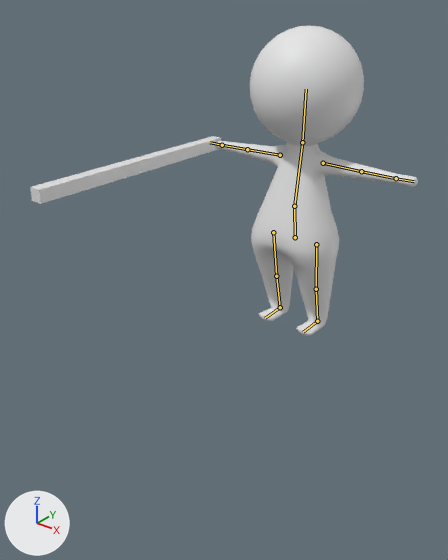
A saved change to the Blender file Assets/models/my_char.blend.
One viewpoint serves both versions: a camera (50 mm lens) standing at (5.97, -9.67, 4.56) and looking at (0.32, -2.61, 0.18). Every picture has the same lights, and +X, +Y and +Z are marked at lower left. The bones that bend it are drawn over the model as lines.
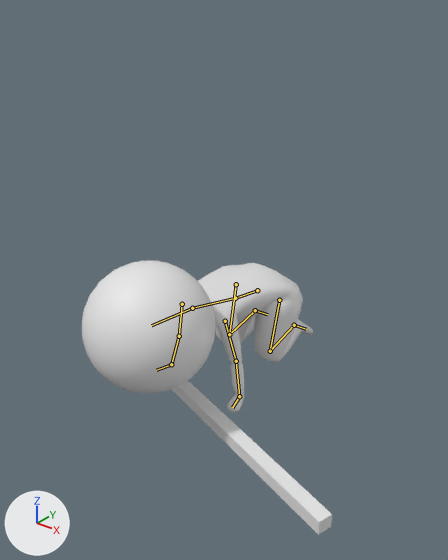
The newer file adds an action. The first version stands in its rest pose; the second is drawn at frame 40 of the action 'get_up_face_first'.

What differs and where, as boxes [x1, y1, x2, y2] in the pictures (448 x 560 px):
'Cylinder', posed (14% wider, 51% shorter)
    before: [216, 26, 418, 336]
    after: [82, 260, 313, 412]
'Cube', posed
    before: [30, 136, 221, 204]
    after: [171, 381, 332, 535]
bone 'Back.Lower', root to tip
    before: (295, 237) to (294, 206)
    after: (257, 290) to (235, 298)
bone 'Back.Upper', root to tip
    before: (294, 206) to (302, 142)
    after: (235, 298) to (192, 308)
bone 'Head', root to tip
    before: (302, 142) to (306, 89)
    after: (192, 308) to (151, 325)
bone 'Arm.Upper.L', root to tip
    before: (323, 163) to (361, 171)
    after: (225, 321) to (236, 361)
bone 'Arm.Lower.L', root to tip
    before: (361, 171) to (396, 178)
    after: (236, 361) to (239, 396)
bone 'Arm.Hand.L', root to tip
    before: (396, 178) to (414, 181)
    after: (239, 396) to (232, 407)
bone 'Arm.Upper.R', root to tip
    before: (280, 155) to (247, 149)
    after: (182, 304) to (179, 336)
bone 'Arm.Lower.R', root to tip
    before: (247, 149) to (222, 145)
    after: (179, 336) to (171, 364)
bone 'Arm.Hand.R', root to tip
    before: (222, 145) to (210, 142)
    after: (171, 364) to (156, 370)
bone 'Leg.Upper.L', root to tip
    before: (316, 244) to (316, 289)
    after: (279, 300) to (270, 351)
bone 'Leg.Lower.L', root to tip
    before: (316, 289) to (317, 321)
    after: (270, 351) to (294, 325)
bone 'Leg.Foot.L', root to tip
    before: (317, 321) to (303, 332)
    after: (294, 325) to (306, 329)
bone 'Leg.Upper.R', root to tip
    before: (273, 232) to (276, 276)
    after: (236, 284) to (229, 334)
bone 'Leg.Lower.R', root to tip
    before: (276, 276) to (280, 307)
    after: (229, 334) to (255, 310)
bone 'Leg.Foot.R', root to tip
    before: (280, 307) to (265, 318)
    after: (255, 310) to (267, 314)

The change, as a diff of the scene's bpy script:
```diff
--- a/Assets/models/my_char.blend.py
+++ b/Assets/models/my_char.blend.py
@@ bone_back_lower @@
 bone_back_lower = bpy.data.objects['Armature'].pose.bones['Back.Lower']
-bone_back_lower.location = (0.0, 0.0, 0.0)
-bone_back_lower.rotation_quaternion = (1.0, 0.0, 0.0, 0.0)  # degrees (0, 0, 0)
+bone_back_lower.location = (0.0, -0.535, 1.295)
+bone_back_lower.rotation_quaternion = (0.8, 0.6, 0.0, 0.0)  # degrees (74, 0, 0)
@@ bone_back_upper @@
 bone_back_upper = bpy.data.objects['Armature'].pose.bones['Back.Upper']  # child of 'Back.Lower'
-bone_back_upper.rotation_quaternion = (1.0, 0.0, 0.0, 0.0)  # degrees (0, 0, 0)
+bone_back_upper.rotation_quaternion = (0.996, 0.085, 0.0, 0.0)  # degrees (10, 0, 0)
@@ bone_head @@
 bone_head = bpy.data.objects['Armature'].pose.bones['Head']  # child of 'Back.Upper'
-bone_head.rotation_quaternion = (1.0, 0.0, 0.0, 0.0)  # degrees (0, 0, 0)
+bone_head.rotation_quaternion = (1.0, 0.007, 0.0, 0.0)  # degrees (1, 0, 0)
@@ bone_arm_upper_l @@
 bone_arm_upper_l = bpy.data.objects['Armature'].pose.bones['Arm.Upper.L']  # child of 'Back.Upper'
-bone_arm_upper_l.location = (0.0, 0.0, 0.0)
-bone_arm_upper_l.rotation_quaternion = (1.0, 0.0, 0.0, 0.0)  # degrees (0, 0, 0)
+bone_arm_upper_l.location = (-0.024, -0.001, 0.138)
+bone_arm_upper_l.rotation_quaternion = (0.71, 0.604, 0.335, 0.137)  # degrees (87, 18, 39)
@@ bone_arm_lower_l @@
 bone_arm_lower_l = bpy.data.objects['Armature'].pose.bones['Arm.Lower.L']  # child of 'Arm.Upper.L'
-bone_arm_lower_l.rotation_quaternion = (1.0, 0.0, 0.0, 0.0)  # degrees (0, 0, 0)
+bone_arm_lower_l.rotation_quaternion = (0.735, 0.11, -0.668, -0.007)  # degrees (65, -79, -56)
@@ bone_arm_hand_l @@
 bone_arm_hand_l = bpy.data.objects['Armature'].pose.bones['Arm.Hand.L']  # child of 'Arm.Lower.L'
-bone_arm_hand_l.rotation_quaternion = (1.0, 0.0, 0.0, 0.0)  # degrees (0, 0, 0)
+bone_arm_hand_l.rotation_quaternion = (0.768, 0.589, 0.13, -0.214)  # degrees (72, 27, -11)
@@ bone_arm_upper_r @@
 bone_arm_upper_r = bpy.data.objects['Armature'].pose.bones['Arm.Upper.R']  # child of 'Back.Upper'
-bone_arm_upper_r.location = (0.0, 0.0, 0.0)
-bone_arm_upper_r.rotation_quaternion = (1.0, 0.0, 0.0, 0.0)  # degrees (0, 0, 0)
+bone_arm_upper_r.location = (0.024, -0.001, 0.138)
+bone_arm_upper_r.rotation_quaternion = (0.71, 0.604, -0.335, -0.137)  # degrees (87, -18, -39)
@@ bone_arm_lower_r @@
 bone_arm_lower_r = bpy.data.objects['Armature'].pose.bones['Arm.Lower.R']  # child of 'Arm.Upper.R'
-bone_arm_lower_r.rotation_quaternion = (1.0, 0.0, 0.0, 0.0)  # degrees (0, 0, 0)
+bone_arm_lower_r.rotation_quaternion = (0.735, 0.11, 0.668, 0.007)  # degrees (65, 79, 56)
@@ bone_arm_hand_r @@
 bone_arm_hand_r = bpy.data.objects['Armature'].pose.bones['Arm.Hand.R']  # child of 'Arm.Lower.R'
-bone_arm_hand_r.rotation_quaternion = (1.0, 0.0, 0.0, 0.0)  # degrees (0, 0, 0)
+bone_arm_hand_r.rotation_quaternion = (0.768, 0.589, -0.13, 0.214)  # degrees (72, -27, 11)
@@ bone_leg_upper_l @@
 bone_leg_upper_l = bpy.data.objects['Armature'].pose.bones['Leg.Upper.L']  # child of 'Back.Lower'
-bone_leg_upper_l.rotation_quaternion = (1.0, 0.0, 0.0, 0.0)  # degrees (0, 0, 0)
+bone_leg_upper_l.rotation_quaternion = (0.677, 0.736, 0.012, 0.002)  # degrees (95, 1, 1)
@@ bone_leg_lower_l @@
 bone_leg_lower_l = bpy.data.objects['Armature'].pose.bones['Leg.Lower.L']  # child of 'Leg.Upper.L'
-bone_leg_lower_l.rotation_quaternion = (1.0, 0.0, 0.0, 0.0)  # degrees (0, 0, 0)
+bone_leg_lower_l.rotation_quaternion = (0.557, 0.003, -0.011, -0.83)  # degrees (1, 0, -112)
@@ bone_leg_foot_l @@
 bone_leg_foot_l = bpy.data.objects['Armature'].pose.bones['Leg.Foot.L']  # child of 'Leg.Lower.L'
-bone_leg_foot_l.rotation_quaternion = (1.0, 0.0, 0.0, 0.0)  # degrees (0, 0, 0)
+bone_leg_foot_l.rotation_quaternion = (0.888, -0.46, 0.0, 0.0)  # degrees (-55, 0, 0)
@@ bone_leg_upper_r @@
 bone_leg_upper_r = bpy.data.objects['Armature'].pose.bones['Leg.Upper.R']  # child of 'Back.Lower'
-bone_leg_upper_r.rotation_quaternion = (1.0, 0.0, 0.0, 0.0)  # degrees (0, 0, 0)
+bone_leg_upper_r.rotation_quaternion = (0.677, 0.736, -0.012, -0.002)  # degrees (95, -1, -1)
@@ bone_leg_lower_r @@
 bone_leg_lower_r = bpy.data.objects['Armature'].pose.bones['Leg.Lower.R']  # child of 'Leg.Upper.R'
-bone_leg_lower_r.rotation_quaternion = (1.0, 0.0, 0.0, 0.0)  # degrees (0, 0, 0)
+bone_leg_lower_r.rotation_quaternion = (0.557, 0.003, 0.011, 0.83)  # degrees (1, 0, 112)
@@ bone_leg_foot_r @@
 bone_leg_foot_r = bpy.data.objects['Armature'].pose.bones['Leg.Foot.R']  # child of 'Leg.Lower.R'
-bone_leg_foot_r.rotation_quaternion = (1.0, 0.0, 0.0, 0.0)  # degrees (0, 0, 0)
+bone_leg_foot_r.rotation_quaternion = (0.888, -0.46, 0.0, 0.0)  # degrees (-55, 0, 0)
```
